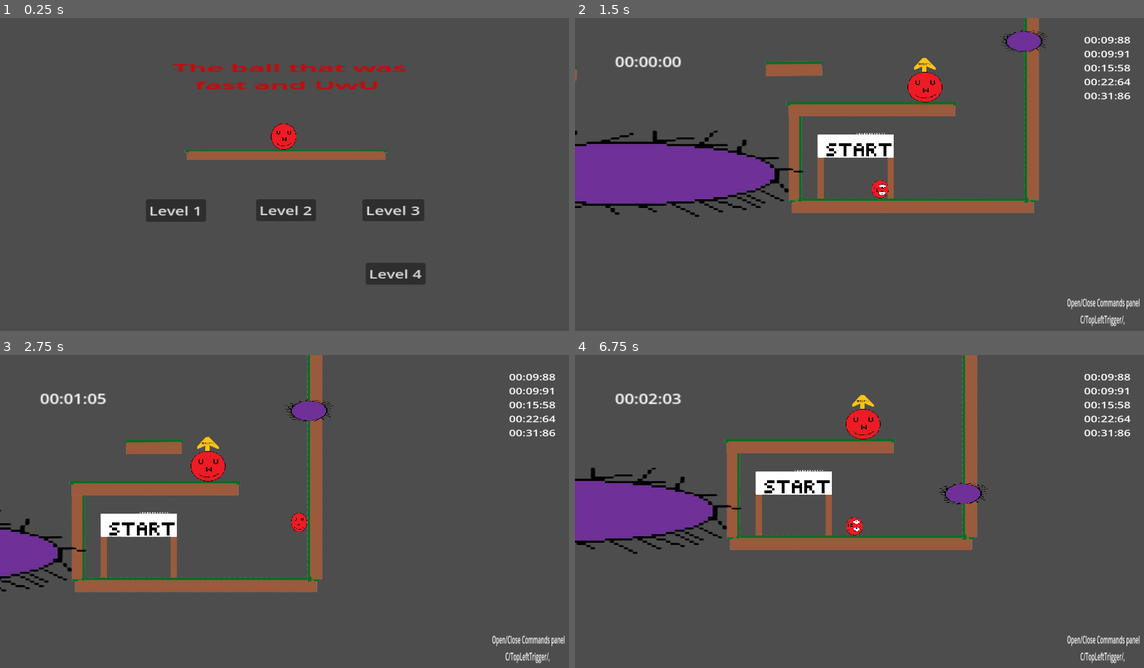
Above: before the commit, frames 1-4 (two rows, left to right).
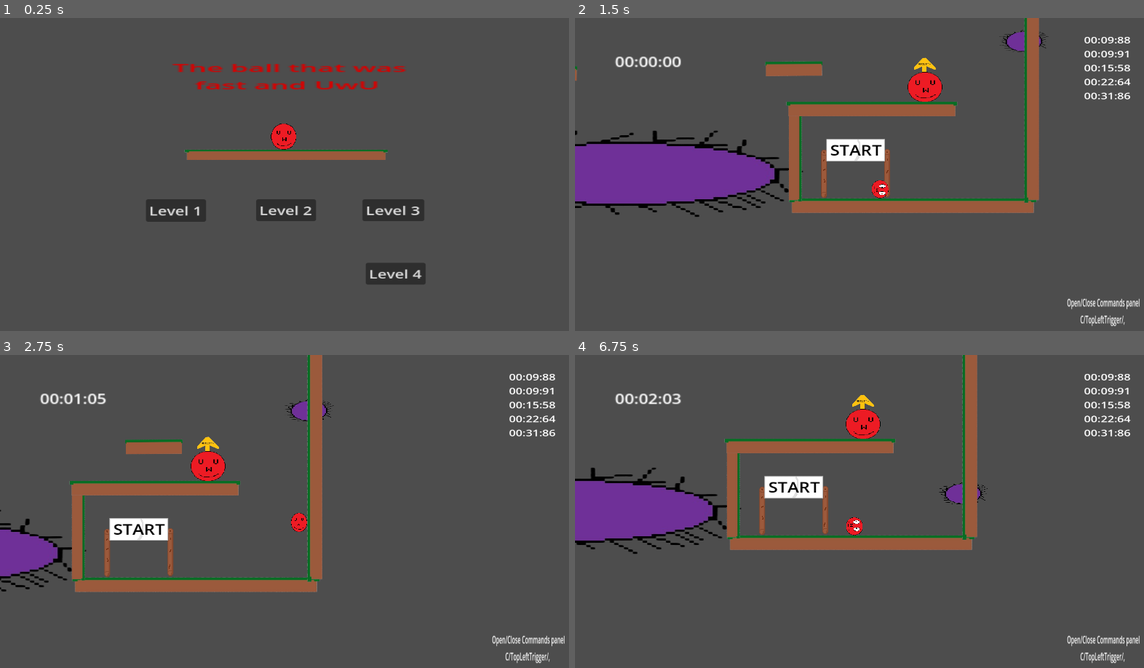
Above: after the commit, the same moments.

Repository: Mahnwe/TheBallThatWasUwU
Game: Godot game, scene res://Scenes/menu.tscn
Same seed, same stepped clock (60 frames per second), same inputs: the game is played once before the commit and once after it.
Inputs (mouse positions are in pixels of both pictures, inside the frame that each line leads up to):
- Up to frame 1 (0.25 s): no input
- Up to frame 2 (1.5 s): click "Level 2" at 0.5 s; tap Enter at 1.25 s; move the mouse to (996, 165) at 1.27 s; hold D (move_right) from 1.28 s (still down); tap F (next_level) at 1.35 s; click (996, 165) at 1.42 s
- Up to frame 3 (2.75 s): keep holding D (move_right); tap Space (jump) at 1.52, 2.27 s; move the mouse to (176, 533) at 2.02 s; tap X (dash) at 2.1 s; tap F (next_level) at 2.3 s
- Up to frame 4 (6.75 s): move the mouse to (922, 445) at 2.77 s; release D (move_right) at 2.78 s; hold A (move_left) 2.78-3.53 s; tap F (next_level) at 2.85, 3.8, 4.35, 5.3, 5.85 s; move the mouse to (836, 583) at 3.52 s; hold D (move_right) 3.53-5.03 s; tap C (open_commands) at 3.6, 6.6 s; click (836, 583) at 3.67 s; tap Space (jump) at 3.77, 4.52, 5.27 s; move the mouse to (1041, 567) at 4.27 s; tap E (restart_save) at 5, 6.5 s; move the mouse to (688, 470) at 5.02 s; hold A (move_left) 5.03-5.78 s; tap X (dash) at 5.1 s; tap R (restart_level) at 5.75 s; move the mouse to (893, 517) at 5.77 s; hold D (move_right) 5.78-6.53 s; click (893, 517) at 5.92 s; move the mouse to (779, 436) at 6.52 s; hold A (move_left) from 6.53 s (still down)

The runs differ from the first frame. In frame 2, 1.3% of the frame differs, in the area x 37-82%, y 3-58%; in frame 3, 1.3%, in the area x 12-57%, y 14-72%; in frame 4, 1.3%.

Commit message:
Change sprite for Start and Finish scene, change ordering of platforms and walls to make the background's objects more in the back

Diff:
--- a/Scenes/finish.tscn
+++ b/Scenes/finish.tscn
@@ -1,7 +1,7 @@
 [gd_scene load_steps=5 format=3 uid="uid://dss5xj26b0dfl"]
 
-[ext_resource type="Texture2D" uid="uid://ci4rdudvafjgo" path="res://Arts/FinishLaneSprite/SpriteFinish-removebg-preview.png" id="1_dp0du"]
 [ext_resource type="Script" path="res://Scripts/finish.gd" id="1_srp80"]
+[ext_resource type="Texture2D" uid="uid://sa1yhgwcbfj0" path="res://Arts/FinishLaneSprite/FinishSprite-Photoroom-removebg-preview.png" id="2_51c3p"]
 
 [sub_resource type="RectangleShape2D" id="RectangleShape2D_7gw35"]
 size = Vector2(351, 239)
@@ -13,9 +13,19 @@
 script = ExtResource("1_srp80")
 
 [node name="Sprite2D" type="Sprite2D" parent="."]
-position = Vector2(0.999992, -1)
-scale = Vector2(0.693878, 0.668044)
-texture = ExtResource("1_dp0du")
+position = Vector2(-3, -1.99999)
+scale = Vector2(0.589858, 0.574822)
+texture = ExtResource("2_51c3p")
+
+[node name="Label" type="Label" parent="Sprite2D"]
+offset_left = -227.173
+offset_top = -210.5
+offset_right = 30.8266
+offset_bottom = -100.5
+scale = Vector2(1.74594, 1.48711)
+theme_override_colors/font_color = Color(0, 0, 0, 1)
+theme_override_font_sizes/font_size = 80
+text = "FINISH"
 
 [node name="CollisionShape2D" type="CollisionShape2D" parent="."]
 position = Vector2(-3.5, -1.5)
--- a/Scenes/level1.tscn
+++ b/Scenes/level1.tscn
@@ -20,12 +20,12 @@
 [node name="Level1" type="Node2D"]
 script = ExtResource("1_viwub")
 
+[node name="Tree3" parent="." instance=ExtResource("14_shu8y")]
+position = Vector2(-1253, 371)
+
 [node name="StartArea" parent="." instance=ExtResource("2_es0mk")]
 position = Vector2(-1358, 384)
 scale = Vector2(0.679995, 0.8)
-
-[node name="Tree3" parent="." instance=ExtResource("14_shu8y")]
-position = Vector2(-1253, 371)
 
 [node name="Player" parent="." instance=ExtResource("3_vhjlp")]
 z_index = 2
@@ -48,6 +48,9 @@
 offset_right = 1186.74
 offset_bottom = 408.439
 
+[node name="Rock1" parent="." instance=ExtResource("14_ec3q2")]
+position = Vector2(-1148, 424)
+
 [node name="StartSign" parent="." instance=ExtResource("5_vflxv")]
 position = Vector2(-1129, 365)
 scale = Vector2(0.400002, 0.4)
@@ -493,9 +496,6 @@
 
 [node name="Bush8" parent="." instance=ExtResource("13_libvp")]
 position = Vector2(-2619, 418)
-
-[node name="Rock1" parent="." instance=ExtResource("14_ec3q2")]
-position = Vector2(-1148, 424)
 
 [node name="Tree6" parent="." instance=ExtResource("14_shu8y")]
 position = Vector2(246, 323)
--- a/Scenes/level2.tscn
+++ b/Scenes/level2.tscn
@@ -583,8 +583,8 @@
 
 [node name="Finish" parent="." instance=ExtResource("11_bscno")]
 z_index = 1
-position = Vector2(-4688, 321)
-scale = Vector2(0.399998, 0.6)
+position = Vector2(-4693, 321)
+scale = Vector2(0.480018, 0.6)
 
 [connection signal="player_exited_start_area" from="StartArea" to="." method="_on_start_area_player_exited_start_area"]
 [connection signal="spike_hit" from="SpikePatrol1/PathFollow2D/Spike" to="." method="_on_spike_spike_hit"]
--- a/Scenes/platform.tscn
+++ b/Scenes/platform.tscn
@@ -11,6 +11,7 @@
 size = Vector2(655, 32)
 
 [node name="platform" type="AnimatableBody2D"]
+z_index = 1
 position = Vector2(-362, -95)
 disable_mode = 1
 physics_material_override = SubResource("PhysicsMaterial_rsijb")
--- a/Scenes/start_area.tscn
+++ b/Scenes/start_area.tscn
@@ -1,7 +1,7 @@
 [gd_scene load_steps=5 format=3 uid="uid://csgwqsc62crjo"]
 
 [ext_resource type="Script" path="res://Scripts/start_area.gd" id="1_my26t"]
-[ext_resource type="Texture2D" uid="uid://7wm52wqww65y" path="res://Arts/SpriteStart-removebg-preview.png" id="2_70lhk"]
+[ext_resource type="Texture2D" uid="uid://billn103ew6nh" path="res://Arts/StartLaneSprite/StartSprite-Photoroom.png" id="2_nwjmj"]
 
 [sub_resource type="RectangleShape2D" id="RectangleShape2D_4srfq"]
 size = Vector2(264, 174)
@@ -13,9 +13,19 @@
 script = ExtResource("1_my26t")
 
 [node name="Sprite2D" type="Sprite2D" parent="."]
-position = Vector2(1, -2.00001)
-scale = Vector2(0.648148, 0.521277)
-texture = ExtResource("2_70lhk")
+position = Vector2(1.5, 3.5)
+scale = Vector2(0.303204, 0.287338)
+texture = ExtResource("2_nwjmj")
+
+[node name="Label" type="Label" parent="Sprite2D"]
+offset_left = -314.97
+offset_top = -294.079
+offset_right = -210.97
+offset_bottom = -239.079
+scale = Vector2(6.10958, 4.2991)
+theme_override_colors/font_color = Color(0, 0, 0, 1)
+theme_override_font_sizes/font_size = 35
+text = "START"
 
 [node name="CollisionShape2D" type="CollisionShape2D" parent="."]
 position = Vector2(2, 3)
--- a/Scenes/wall.tscn
+++ b/Scenes/wall.tscn
@@ -8,6 +8,7 @@
 size = Vector2(303, 20)
 
 [node name="Wall" type="StaticBody2D"]
+z_index = 1
 
 [node name="MeshInstance2D" type="MeshInstance2D" parent="."]
 position = Vector2(167.25, 59.75)
Binary file added: Arts/FinishLaneSprite/FinishSprite-Photoroom-removebg-preview.png
Not shown, changed: Arts/FinishLaneSprite/FinishSprite-Photoroom-removebg-preview.png.import
Binary file added: Arts/FinishLaneSprite/FinishSprite.png
Not shown, changed: Arts/FinishLaneSprite/FinishSprite.png.import
Binary file removed: Arts/FinishLaneSprite/SpriteFinish-removebg-preview.png
Binary file removed: Arts/FinishLaneSprite/SpriteFinish.png
Binary file removed: Arts/StartLaneSprite/SpriteStart-removebg-preview.png
Binary file removed: Arts/StartLaneSprite/SpriteStart.png
Binary file added: Arts/StartLaneSprite/StartSprite-Photoroom.png
Not shown, changed: Arts/StartLaneSprite/StartSprite-Photoroom.png.import
Binary file added: Arts/StartLaneSprite/StartSprite.png
Not shown, changed: Arts/StartLaneSprite/StartSprite.png.import
